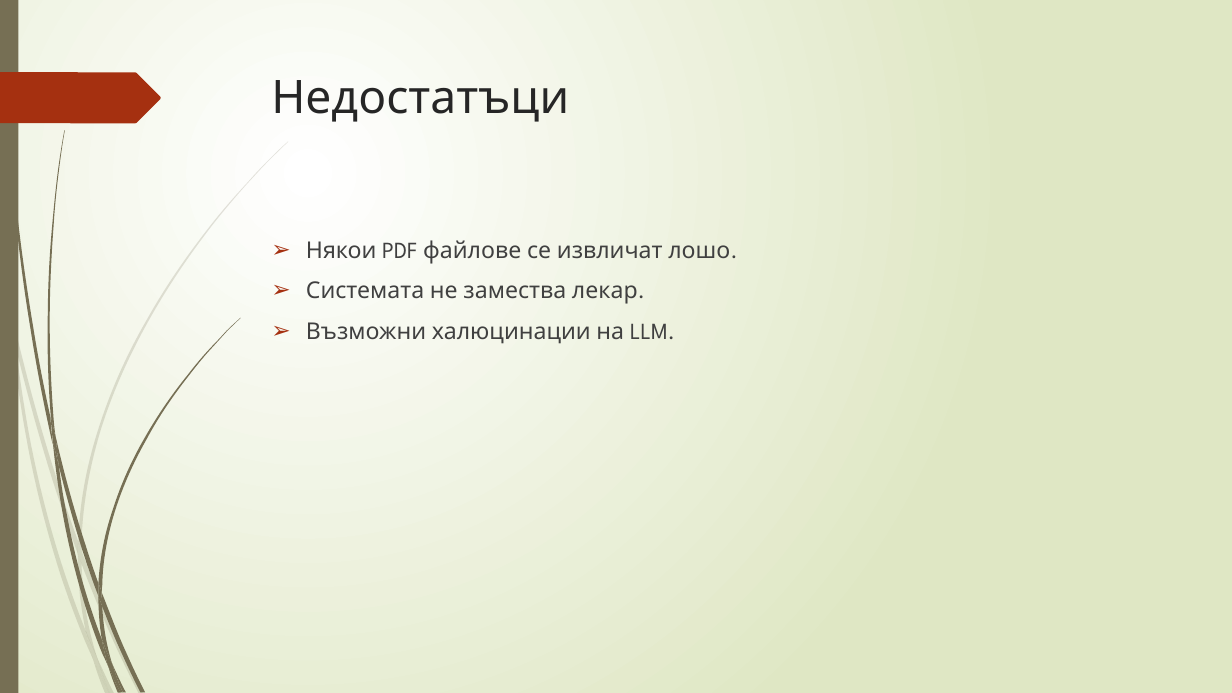
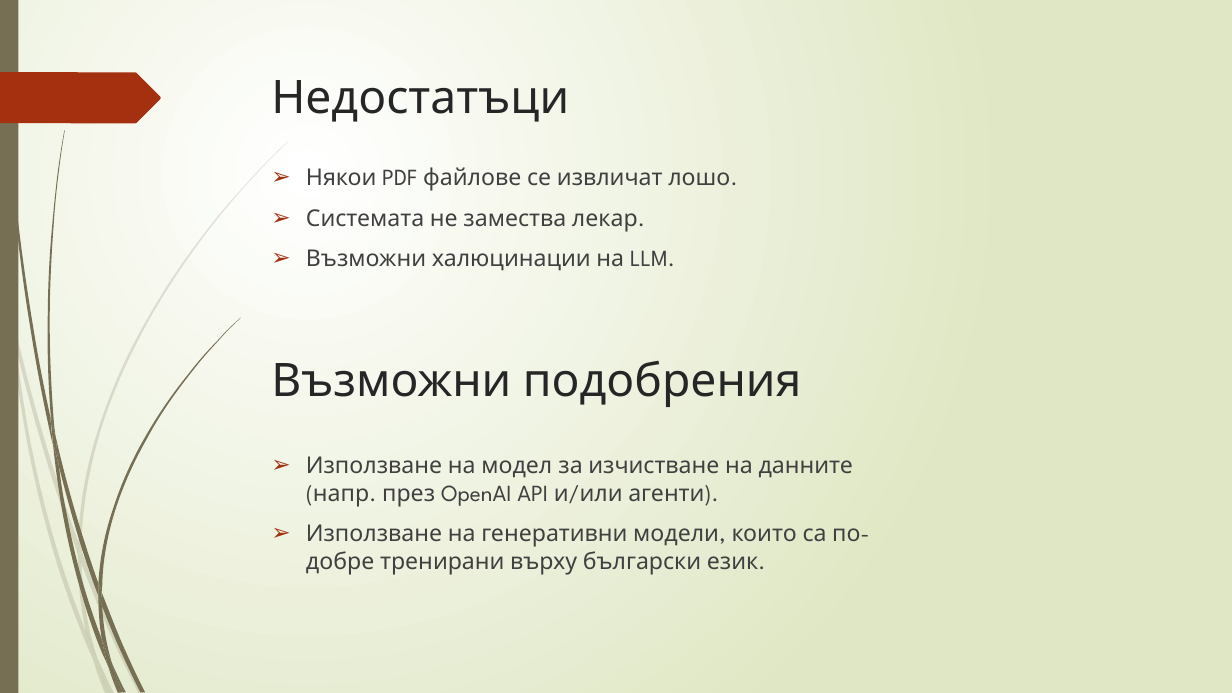
Before and after one commit to Samuil12/project_RAG, a slide deck: slide 13 of rag_presentation.pptx. Drawn at 1232x693 pixels with LibreOffice and Linux fonts; fonts in the diff are those of the drawing. Boxes give left, top, right and bottom in pixels: in the first picture for what was removed or moved away, otherwise in the second. Text is boxed around its words. In the diff, an @@ line names an element or a change of style, - is before the commit and + after.

```diff
--- a/rag_presentation.pptx
+++ b/rag_presentation.pptx
@@ text "Някои PDF файлове се извличат ...": place and size @@
-text "Някои PDF файлове се извличат ..." at box(306, 240, 730, 344)
+text "Някои PDF файлове се извличат ..." at box(306, 167, 730, 271)
@@ text added at box(271, 361, 802, 407), 36 pt, text #262626 @@
+Възможни подобрения
@@ text added at box(306, 456, 860, 575), 18 pt, text #404040 @@
+➢ Използване на модел за изчистване на данните (напр. през OpenAI API и/или агенти).
+➢ Използване на генеративни модели, които са по-добре тренирани върху български език.
```
Also in this commit, not shown: 5 other slides changed, 1 slide added, 2 slides removed.
